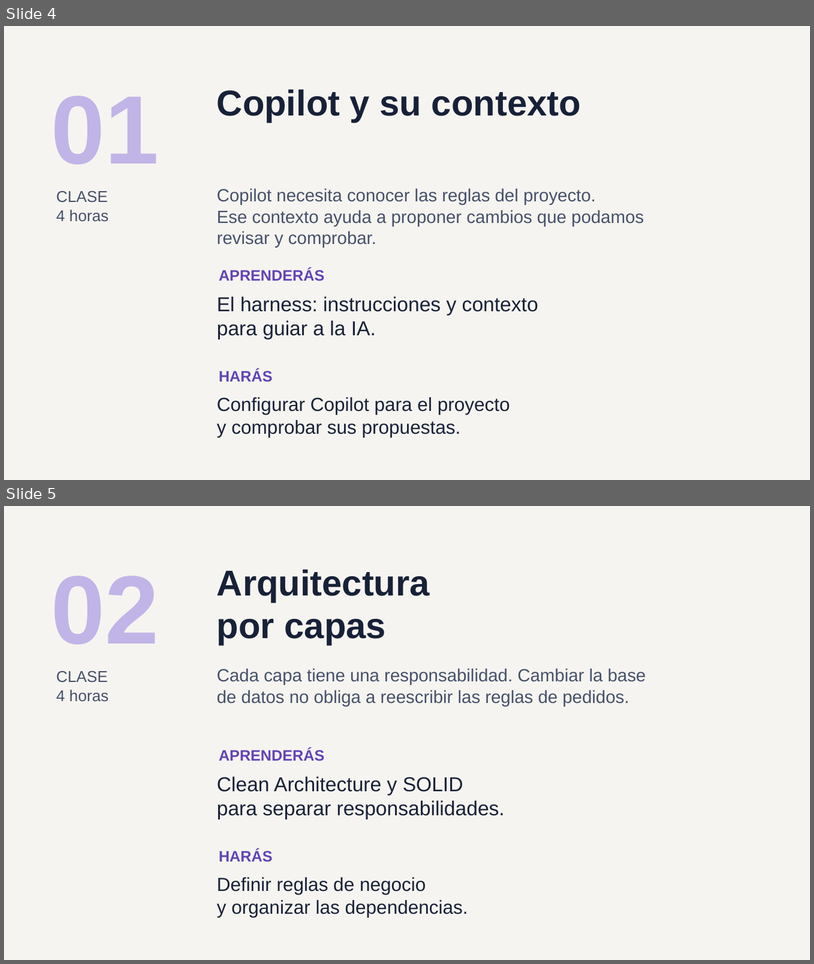
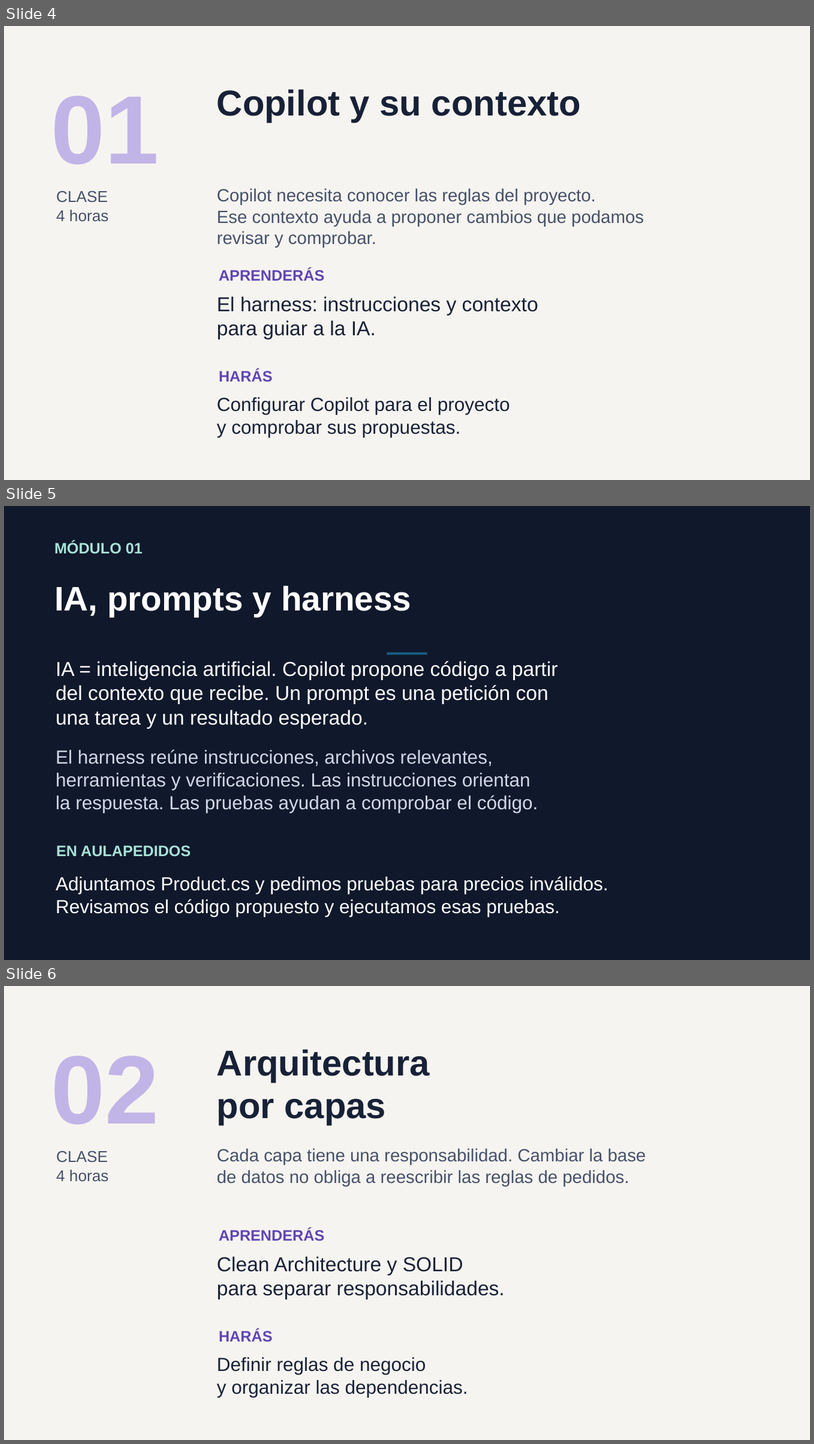
Before and after one commit to ychavez/CursoNETIA, a slide deck: instructor/clases/00-presentacion-alumnos.pptx. Shown one above the other, each under a label of ours: slides 4 and 5 before the commit, slides 4, 5 and 6 after it. The pictures are 814x964 and 814x1444 pixels, drawn with LibreOffice and Linux fonts; fonts in the diff are those of the drawing. Boxes give left, top, right and bottom in pixels: in the first picture for what was removed or moved away, otherwise in the second. Text is boxed around its words. In the diff, an @@ line names an element or a change of style, - is before the commit and + after.

```diff
--- a/instructor/clases/00-presentacion-alumnos.pptx
+++ b/instructor/clases/00-presentacion-alumnos.pptx
@@ slide 5 added at (4,506,810,960), background #10182B @@
@@ text added at (54,541,143,554), 18 pt, text #A7E2D7, bold @@
+MÓDULO 01
@@ text added at (54,586,411,616), 40.5 pt, text #FFFFFF, bold @@
+IA, prompts y harness
@@ text added at (56,661,558,729), 24 pt, text #FFFFFF @@
+IA = inteligencia artificial. Copilot propone código a partir
+del contexto que recibe. Un prompt es una petición con
+una tarea y un resultado esperado.
@@ rectangle added at (387,652,428,655), fill #156082 @@
@@ text added at (56,750,539,813), 22.5 pt, text #D0D8E6 @@
+El harness reúne instrucciones, archivos relevantes,
+herramientas y verificaciones. Las instrucciones orientan
+la respuesta. Las pruebas ayudan a comprobar el código.
@@ text added at (56,845,191,856), 18 pt, text #A7E2D7, bold @@
+EN AULAPEDIDOS
@@ text added at (56,876,608,916), 22.5 pt, text #FFFFFF @@
+Adjuntamos Product.cs y pedimos pruebas para precios inválidos.
+Revisamos el código propuesto y ejecutamos esas pruebas.
@@ what was slide 5 is now slide 6 @@
```
Also in this commit, not shown: 9 other slides added, 3 other files.
